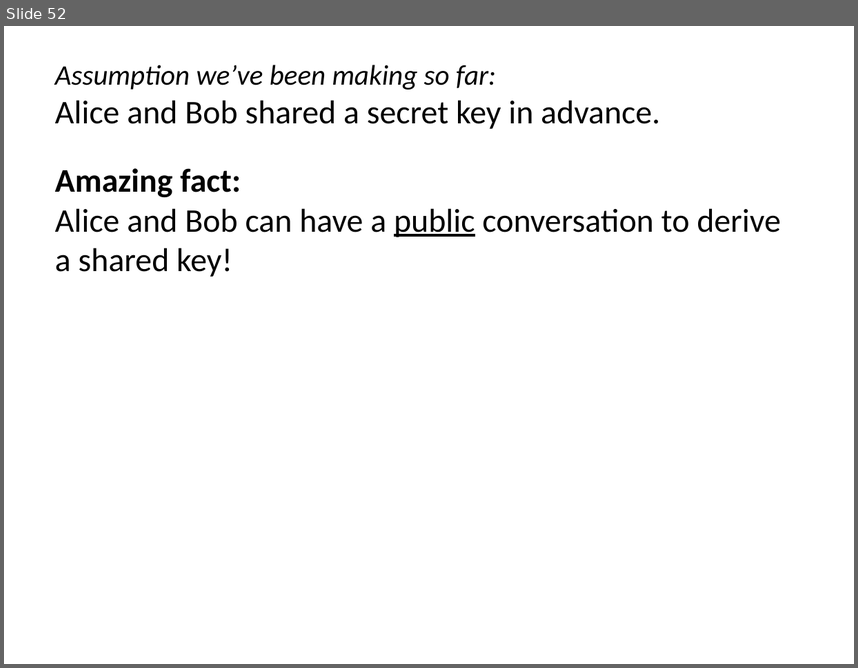
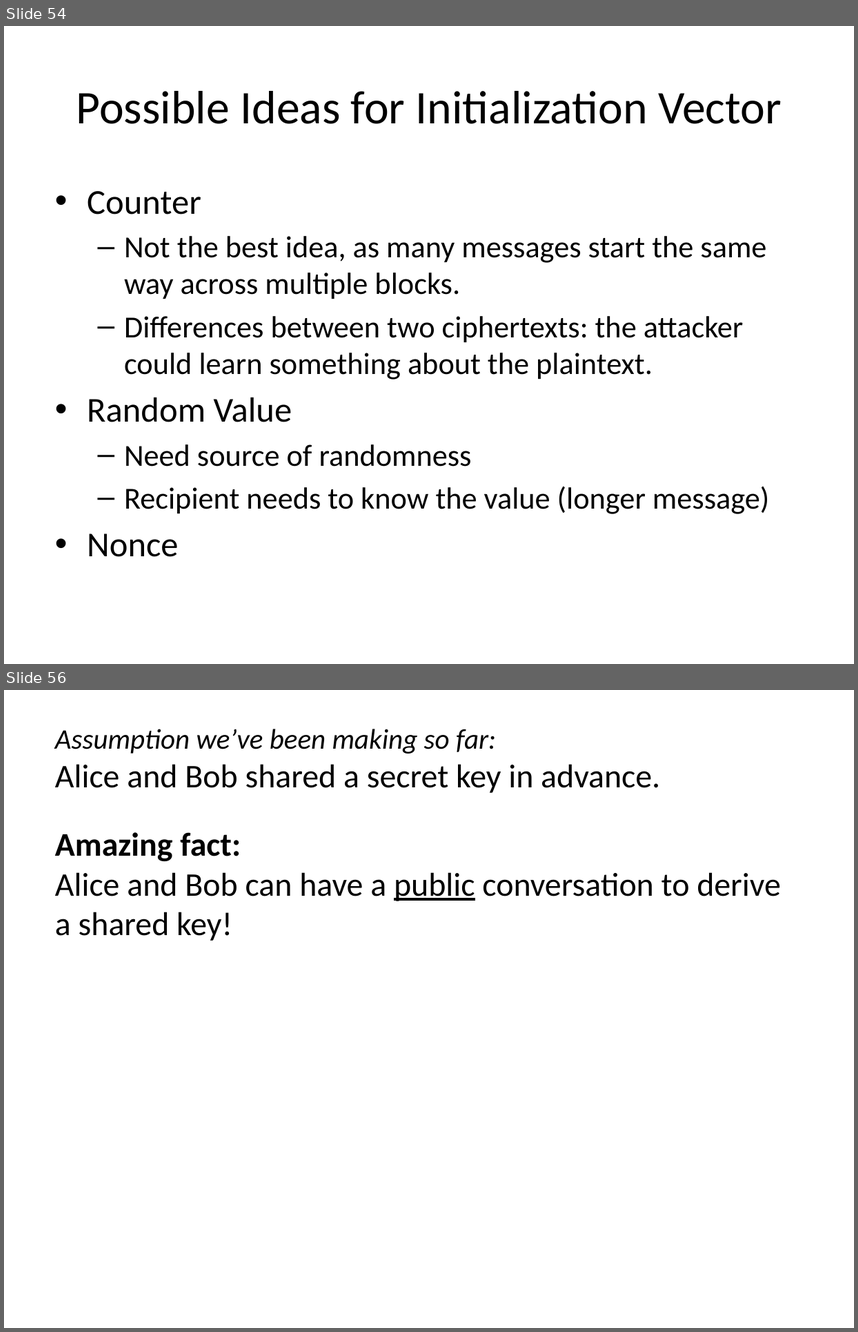
Before and after one commit to noise-lab/security-course, a slide deck: fall2016/lectures/4-Ciphers.pptx. Shown one above the other, each under a label of ours: slide 52 before the commit, slides 54 and 56 after it; the slides between them are not shown. The pictures are 858x668 and 858x1332 pixels, drawn with LibreOffice and Linux fonts; fonts in the diff are those of the drawing. Boxes give left, top, right and bottom in pixels: in the first picture for what was removed or moved away, otherwise in the second. Text is boxed around its words. In the diff, an @@ line names an element or a change of style, - is before the commit and + after.

```diff
--- a/fall2016/lectures/4-Ciphers.pptx
+++ b/fall2016/lectures/4-Ciphers.pptx
@@ slide 54 added at [4,26,854,664], background #FFFFFF @@
@@ title added at [76,91,782,124], 39.6 pt, text #000000 @@
+Possible Ideas for Initialization Vector
@@ text added at [87,191,769,557], 25.9 pt, text #000000 @@
+• Counter
+  – Not the best idea, as many messages start the same way across multiple blocks.
+  – Differences between two ciphertexts: the attacker could learn something about the plaintext.
+• Random Value
+  – Need source of randomness
+  – Recipient needs to know the value (longer message)
+• Nonce
@@ what was slide 52 is now slide 56 @@
```
Also in this commit, not shown: 3 slides changed, 3 other slides added, 7 other files.
